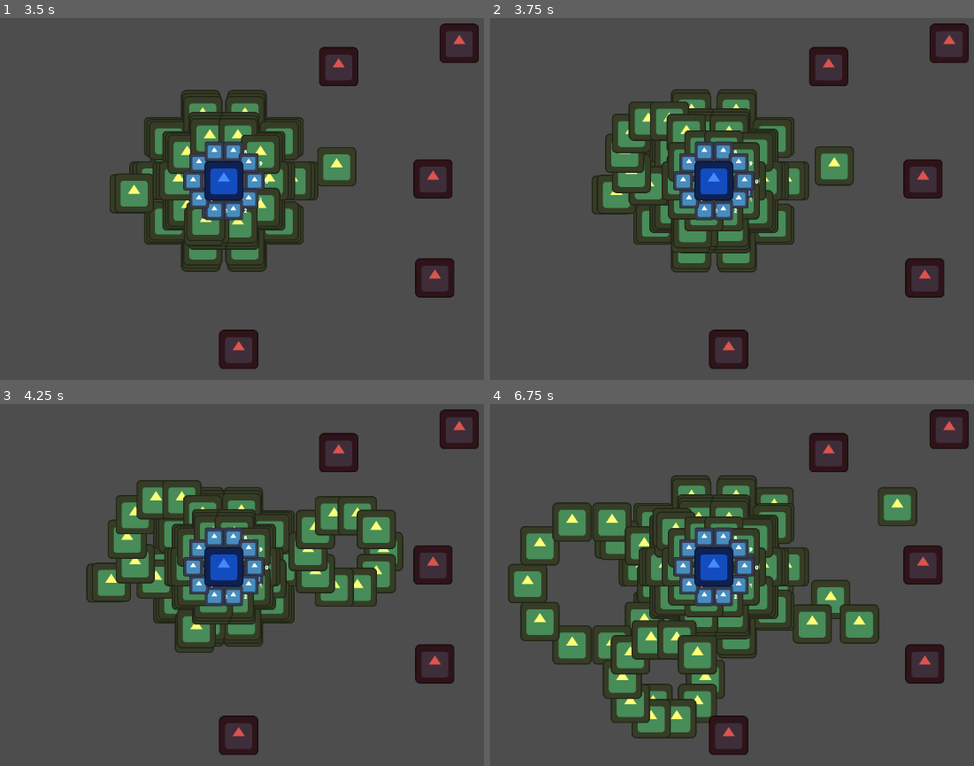
Above: before the commit, frames 1-4 (two rows, left to right).
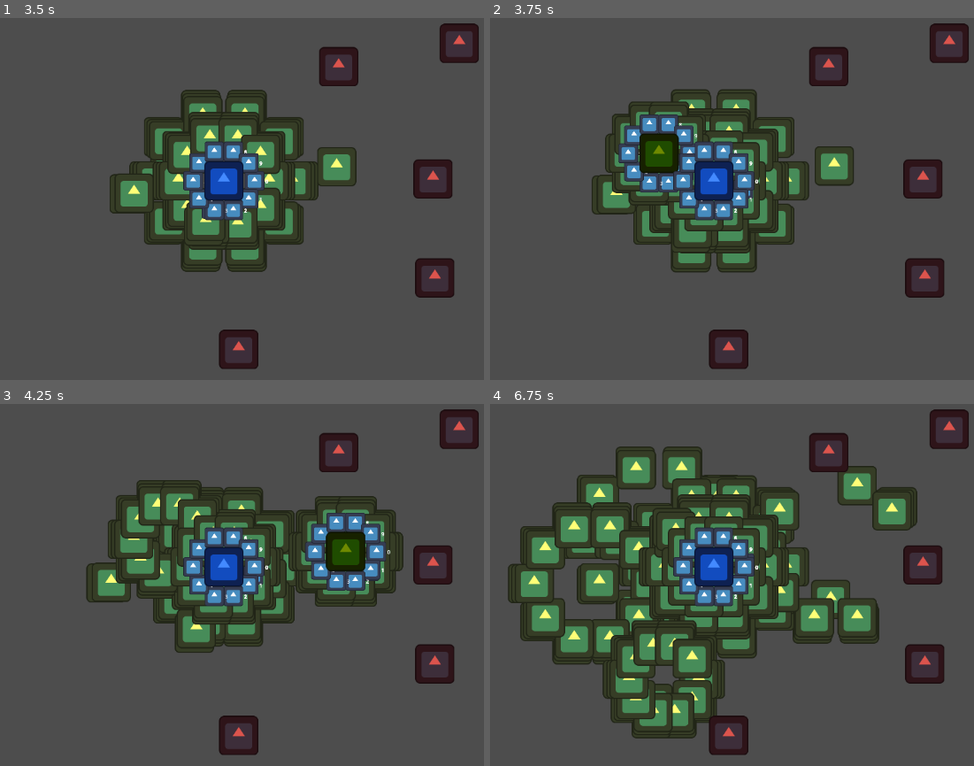
Above: after the commit, the same moments.

Repository: rodeyfeld/modular_abilities
Game: Godot game, scene res://world.tscn
The game is run twice, just before and just after one commit, with the same random seed, the same clock (stepped at 60 frames per second) and the same inputs. The engine's default icon, where the game draws it, is replaced by a stand-in: a white triangle on a blue panel in a dark square.
Inputs (mouse positions are in pixels of both pictures, inside the frame that each line leads up to):
- Up to frame 1 (3.5 s): tap Enter (ui_accept) at 0.5, 0.77, 1.52, 3.02 s; move the mouse to (377, 159) at 0.52 s; tap C (test1) at 0.6, 2.1 s; move the mouse to (82, 199) at 1.27 s; tap V (test2) at 1.35, 2.85 s; move the mouse to (295, 94) at 2.02 s; move the mouse to (188, 260) at 2.77 s
- Up to frame 2 (3.75 s): move the mouse to (925, 238) at 3.52 s; tap C (test1) at 3.6 s
- Up to frame 3 (4.25 s): tap Enter (ui_accept) at 3.77 s
- Up to frame 4 (6.75 s): move the mouse to (499, 505) at 4.27 s; tap V (test2) at 4.35, 5.85 s; tap Enter (ui_accept) at 4.52, 6.02 s; move the mouse to (751, 566) at 5.02 s; tap C (test1) at 5.1, 6.6 s; move the mouse to (606, 465) at 5.77 s; move the mouse to (867, 545) at 6.52 s

Frame 1 is identical in both runs. In frame 2, 2.8% of the frame differs, in the area x 25-45%, y 24-51%; in frame 3, 5.6%; in frame 4, 13%, in the area x 4-88%, y 11-91%.

Commit message:
thinker shim

Diff:
--- a/ability/ability.gd
+++ b/ability/ability.gd
@@ -77,7 +77,7 @@
 		elif action.data.target_type == DataDrivenAbilitySingleton.target_type.NEAREST_ENEMY:
 			if len(target_unit.get_nearby_targets()) > 0:
 				action.execute_all(self, target_unit.get_nearby_targets()[0], target_unit.get_nearby_targets()[0].position)
-	emit_signal("ability_executed")
+
 # EVENT REGISTER: ON_SPELL_START
 func on_spell_start():
 	# Start the cooldown for this ability
--- a/ability/action/base_action.gd
+++ b/ability/action/base_action.gd
@@ -4,6 +4,8 @@
 
 var data:AbilityActionData
 var action_execution_num_timer:Timer = null
+
+signal action_completed
 
 func setup(data_param:AbilityActionData):
 	self.data = data_param
@@ -15,7 +17,11 @@
 		action_execution_num_timer.start(self.data.attribute_fields.attribute_field_fire_data.time_between_execution)
 		self.execute(_caster_ability, _target, _target_point)
 		await action_execution_num_timer.timeout
-		print("hit timeout")
+	print(_caster_ability.caster.title)
+	#TODO: Make this not awful
+	if _caster_ability.caster.title == 'thinker':
+		_caster_ability.caster.queue_free()
+	emit_signal("action_completed")
 
 func execute(_caster_ability:Ability, _target:Actor, _target_point:Vector2):
 	pass
--- a/entity/spell_projectiles/projectile.gd
+++ b/entity/spell_projectiles/projectile.gd
@@ -2,7 +2,7 @@
 
 class_name Projectile
 
-@export var initial_speed:int = 0
+@export var initial_speed:float = 0
 @export var initial_direction:Vector2 = Vector2.ZERO
 
 signal projectile_hit
--- a/entity/spell_projectiles/projectile.tscn
+++ b/entity/spell_projectiles/projectile.tscn
@@ -10,7 +10,7 @@
 [node name="Projectile" instance=ExtResource("1_seja2")]
 modulate = Color(1, 1, 0.466667, 1)
 script = ExtResource("2_p22fd")
-initial_speed = 0
+initial_speed = 0.0
 initial_direction = Vector2(0, 0)
 
 [node name="Hitbox" parent="." index="2" instance=ExtResource("3_f4rn5")]
